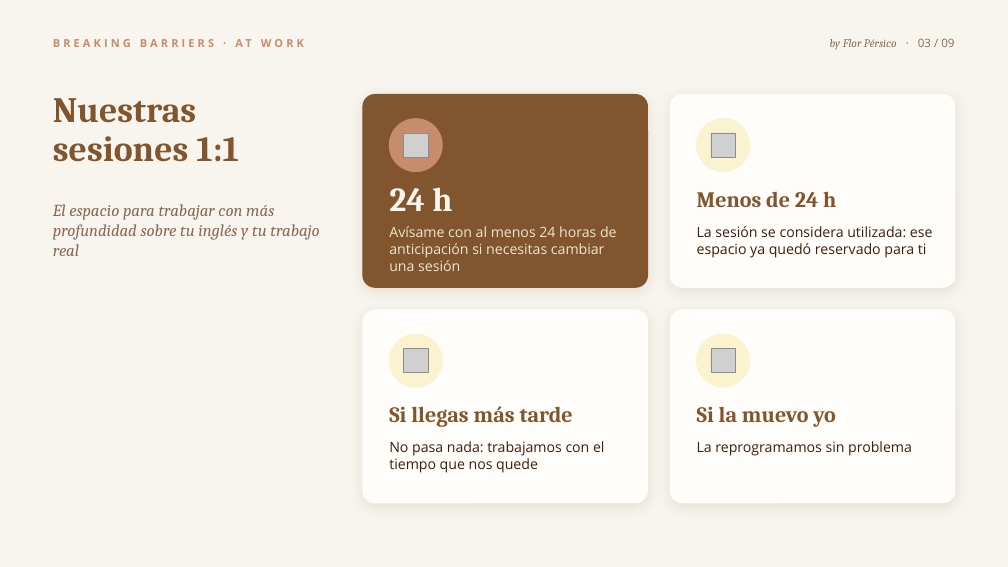
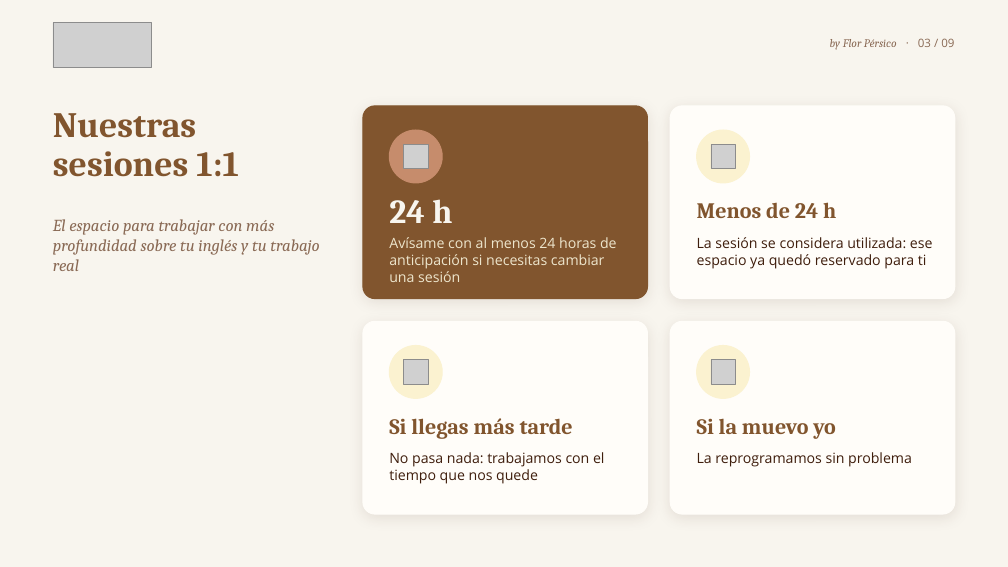
Before and after one commit to florenciapersico-ctrl/brakingbarriersatwork, a slide deck: slide 3 of onboarding/ONB02_Como_vamos_a_trabajar_juntas.pptx. Drawn at 1008x567 pixels with LibreOffice and Linux fonts; fonts in the diff are those of the drawing; grey boxes stand for pictures. Boxes give left, top, right and bottom in pixels: in the first picture for what was removed or moved away, otherwise in the second. Text is boxed around its words. In the diff, an @@ line names an element or a change of style, - is before the commit and + after.

```diff
--- a/onboarding/ONB02_Como_vamos_a_trabajar_juntas.pptx
+++ b/onboarding/ONB02_Como_vamos_a_trabajar_juntas.pptx
@@ picture added at bbox=[53, 23, 151, 67] @@
@@ text removed at bbox=[235, 39, 251, 47] @@
-BREAKING BARRIERS · AT WORK
@@ text "Nuestras sesiones 1:1": place and size @@
-text "Nuestras sesiones 1:1" at bbox=[53, 98, 239, 162]
+text "Nuestras sesiones 1:1" at bbox=[53, 113, 239, 177]
@@ text "El espacio para trabajar con ...": place and size @@
-text "El espacio para trabajar con ..." at bbox=[53, 204, 319, 256]
+text "El espacio para trabajar con ..." at bbox=[53, 219, 319, 271]
@@ 8 texts, 4 pictures, 4 rounded rectangles, 4 ellipses: place and size @@
-8 texts, 4 pictures, 4 rounded rectangles, 4 ellipses at bbox=[363, 95, 956, 503]
+8 texts, 4 pictures, 4 rounded rectangles, 4 ellipses at bbox=[363, 106, 956, 514]
```
Also in this commit, not shown: 7 other slides changed, 5 other files.
